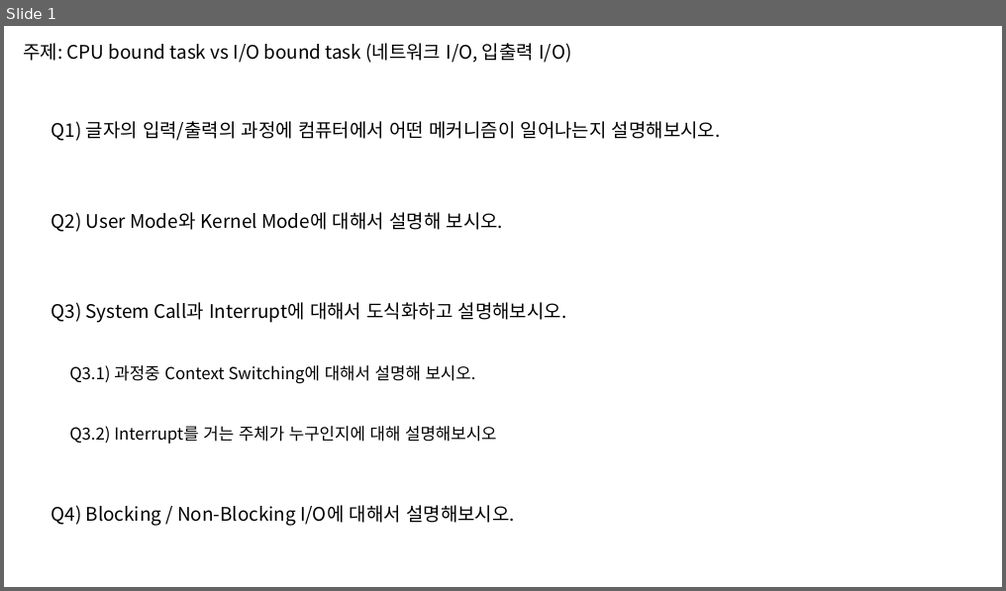
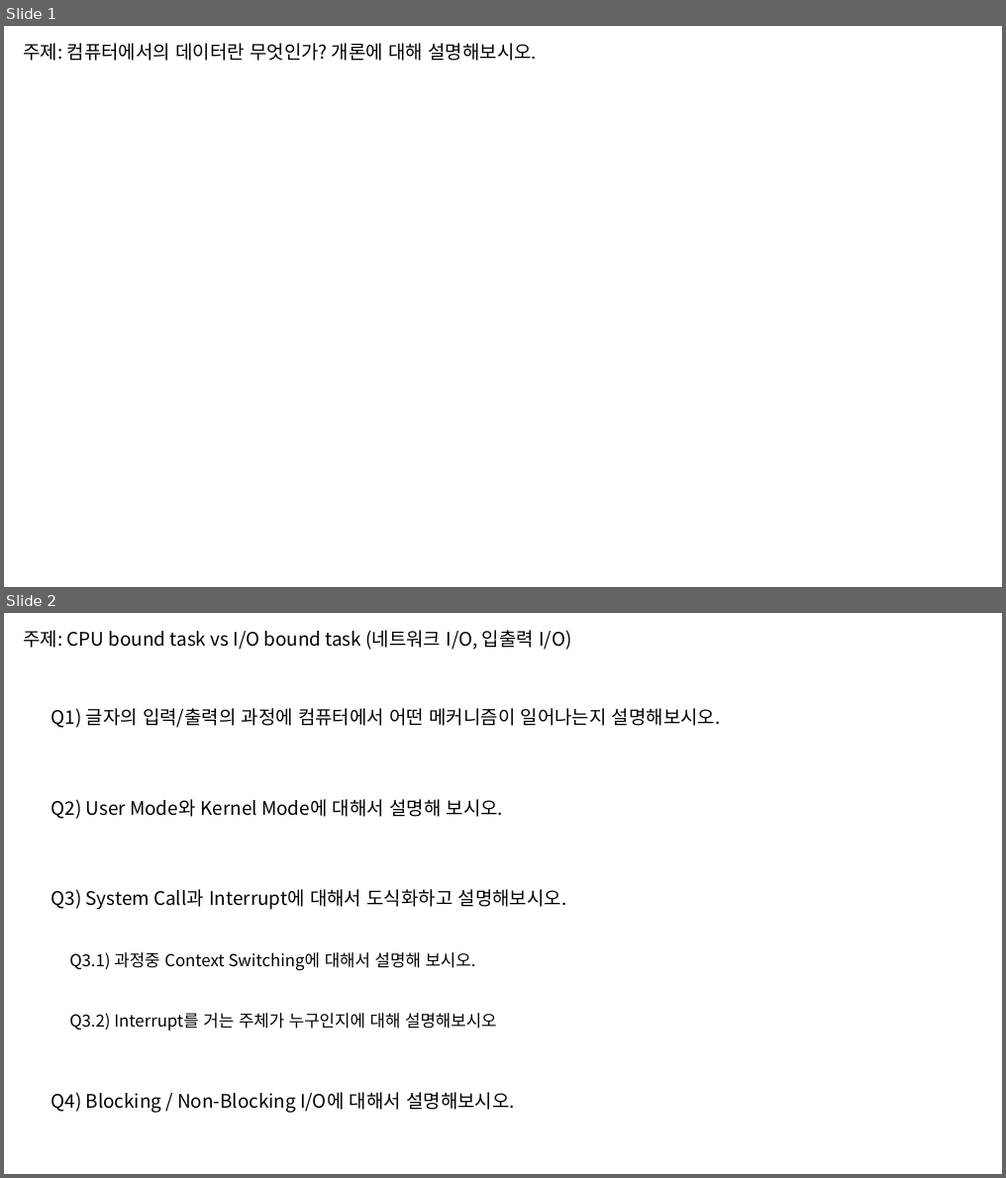
Before and after one commit to taehyuklee/C-CppStudy, a slide deck: CSwithC/CS-explanation.pptx. Shown one above the other, each under a label of ours: slide 1 before the commit, slides 1 and 2 after it. The pictures are 1006x591 and 1006x1178 pixels, drawn with LibreOffice and Linux fonts; fonts in the diff are those of the drawing. Boxes give left, top, right and bottom in pixels: in the first picture for what was removed or moved away, otherwise in the second. Text is boxed around its words. In the diff, an @@ line names an element or a change of style, - is before the commit and + after.

```diff
--- a/CSwithC/CS-explanation.pptx
+++ b/CSwithC/CS-explanation.pptx
@@ slide 1 added at <box>4,26,1002,587</box>, background #FFFFFF @@
@@ text added at <box>24,43,538,61</box>, 18 pt, text #000000 @@
+주제: 컴퓨터에서의 데이터란 무엇인가? 개론에 대해 설명해보시오.
@@ what was slide 1 is now slide 2 @@
```
Also in this commit, not shown: 1 slide changed, 2 other files.
